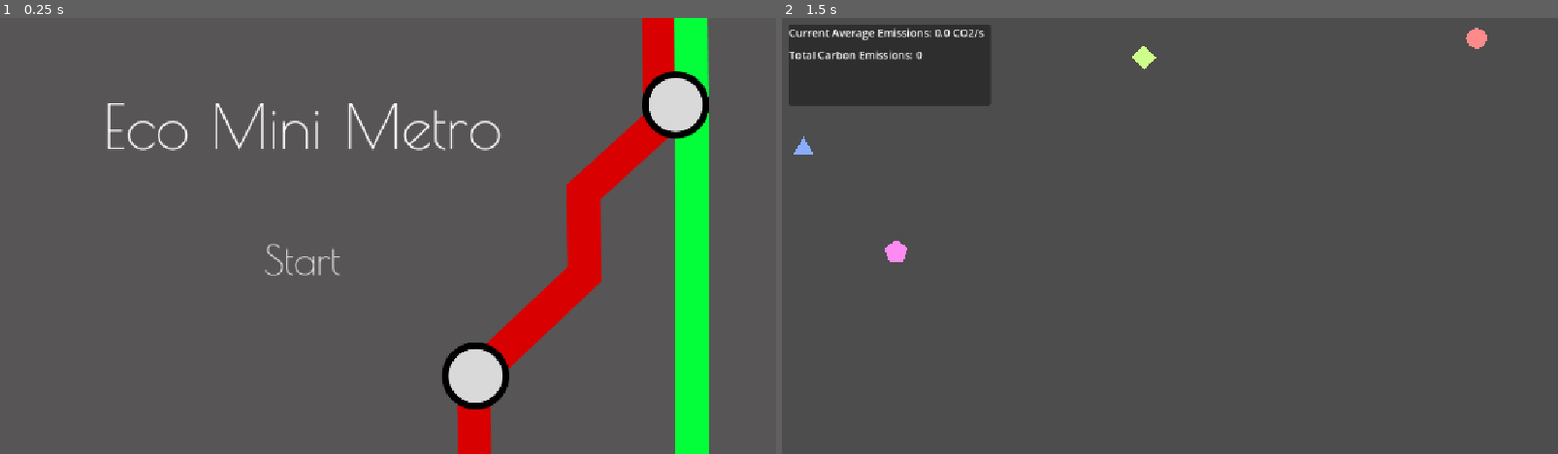
Above: before the commit, frames 1-2 (left to right).
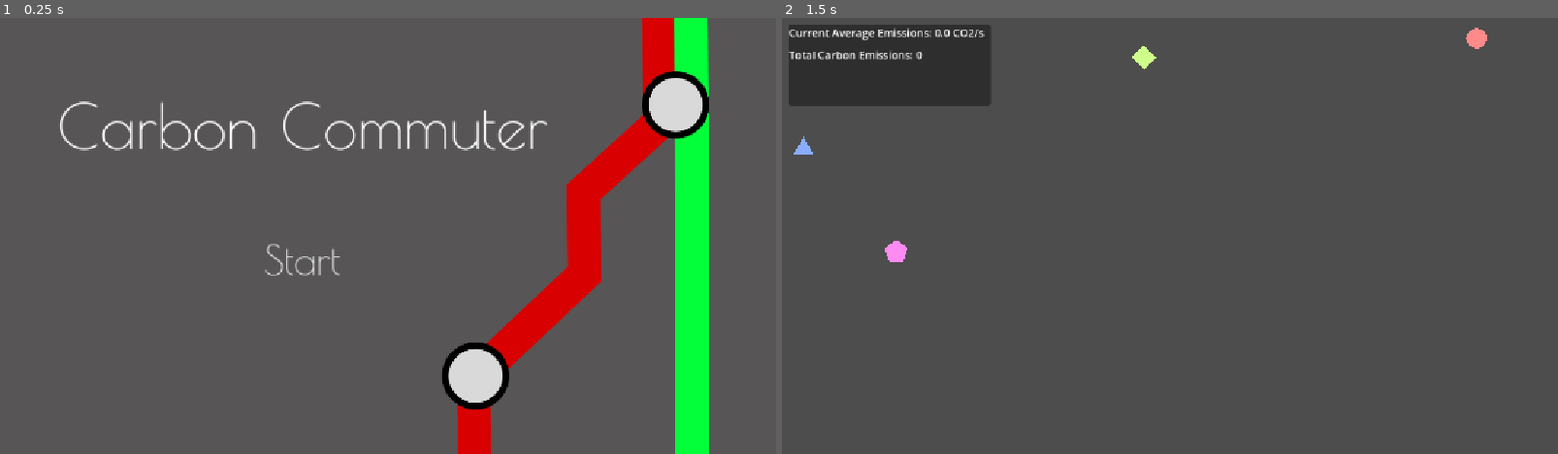
Above: after the commit, the same moments.

Repository: 9thAzure/CarbonCommuter
Game: Godot game, scene res://scenes/ui/menus/mainmenu.tscn
The game is run twice, just before and just after one commit, with the same random seed, the same clock (stepped at 60 frames per second) and the same inputs.
Inputs (mouse positions are in pixels of both pictures, inside the frame that each line leads up to):
- Up to frame 1 (0.25 s): no input
- Up to frame 2 (1.5 s): click "Start" at 0.5 s; tap Enter at 1.25 s; move the mouse to (1340, 214) at 1.27 s; click (1340, 214) at 1.42 s

The runs differ from the first frame. In frame 1, 1.7% of the frame differs, in the area x 7-71%, y 19-31%; in frame 2, nothing differs.

Commit message:
added game over screen

Diff:
--- a/main/main.gd
+++ b/main/main.gd
@@ -82,7 +82,7 @@
 		#hud.current_average_emissions = total_cost
 
 func _on_game_timer_timeout() -> void:
-	get_tree().change_scene_to_file("res://scenes/ui/menus/mainmenu.tscn")
+	get_tree().change_scene_to_file("res://scenes/gameover.tscn")
 
 func _exit_tree() -> void:
 	Station.stations.clear()
@@ -90,7 +90,7 @@
 
 
 func _on_refresh_stats_timer_timeout() -> void:
-	var total := EmissionTracker.total_emitted
+	var total: float = EmissionTracker.total_emitted
 	hud.total_carbon_emitted = total
 	var rate := (total - previous_total) / 0.5
 	if previous_rates.size() == max_recordings:
--- a/main/main.tscn
+++ b/main/main.tscn
@@ -24,7 +24,8 @@
 [node name="Test" parent="." instance=ExtResource("6_kfbq2")]
 
 [node name="GameTimer" type="Timer" parent="."]
-wait_time = 300.0
+wait_time = 60.0
+one_shot = true
 autostart = true
 
 [node name="RefreshStatsTimer" type="Timer" parent="."]
--- /dev/null
+++ b/scenes/canvas_layer.gd
@@ -0,0 +1,10 @@
+extends CanvasLayer
+
+@onready var score_label = %ScoreLabel  # Use unique name for the score label
+
+func _ready() -> void:
+	# Display the final emission score
+	score_label.text = "Your emission score was: %.1f kg of CO2" % Stats.total_carbon_emitted
+
+	# Optional: Show other stats
+	# "Carbon budget remaining: %.0f" % Stats.carbon_budget
--- /dev/null
+++ b/scenes/gameover.gd
@@ -0,0 +1,7 @@
+extends Control
+
+
+func _on_button_pressed() -> void:
+	Stats.current_average_emissions = 0.0
+	Stats.total_carbon_emitted = 0
+	get_tree().change_scene_to_file("res://scenes/ui/menus/mainmenu.tscn")
--- /dev/null
+++ b/scenes/gameover.tscn
@@ -0,0 +1,50 @@
+[gd_scene load_steps=4 format=3 uid="uid://it7wvamknrtw"]
+
+[ext_resource type="Script" uid="uid://bxu1d3errqj7c" path="res://scenes/gameover.gd" id="1_2mkfd"]
+[ext_resource type="Script" uid="uid://cp4ha0wj0th0q" path="res://scenes/canvas_layer.gd" id="2_h8i2o"]
+[ext_resource type="FontFile" uid="uid://ctgaf2gwyca0v" path="res://scenes/ui/fonts/PoiretOne-Regular.ttf" id="3_mt7yr"]
+
+[node name="GameOver" type="Control"]
+layout_mode = 3
+anchors_preset = 15
+anchor_right = 1.0
+anchor_bottom = 1.0
+grow_horizontal = 2
+grow_vertical = 2
+script = ExtResource("1_2mkfd")
+
+[node name="CanvasLayer" type="CanvasLayer" parent="."]
+script = ExtResource("2_h8i2o")
+
+[node name="VBoxContainer" type="VBoxContainer" parent="CanvasLayer"]
+anchors_preset = 15
+anchor_right = 1.0
+anchor_bottom = 1.0
+grow_horizontal = 2
+grow_vertical = 2
+
+[node name="Label" type="Label" parent="CanvasLayer/VBoxContainer"]
+layout_mode = 2
+size_flags_vertical = 3
+theme_override_fonts/font = ExtResource("3_mt7yr")
+theme_override_font_sizes/font_size = 160
+text = "Game Over"
+horizontal_alignment = 1
+
+[node name="ScoreLabel" type="Label" parent="CanvasLayer/VBoxContainer"]
+unique_name_in_owner = true
+layout_mode = 2
+size_flags_vertical = 3
+theme_override_font_sizes/font_size = 55
+text = "test"
+horizontal_alignment = 1
+vertical_alignment = 1
+script = ExtResource("1_2mkfd")
+
+[node name="Button" type="Button" parent="CanvasLayer/VBoxContainer"]
+layout_mode = 2
+size_flags_vertical = 3
+theme_override_font_sizes/font_size = 44
+text = "Press to return to main menu"
+
+[connection signal="pressed" from="CanvasLayer/VBoxContainer/Button" to="." method="_on_button_pressed"]
--- a/scenes/ui/menus/mainmenu.tscn
+++ b/scenes/ui/menus/mainmenu.tscn
@@ -46,7 +46,7 @@
 theme_override_constants/line_spacing = 3
 theme_override_fonts/font = ExtResource("1_ll38k")
 theme_override_font_sizes/font_size = 92
-text = "Eco Mini Metro"
+text = "Carbon Commuter"
 horizontal_alignment = 1
 vertical_alignment = 1
 
Not shown, added: scenes/canvas_layer.gd.uid
Not shown, added: scenes/gameover.gd.uid
